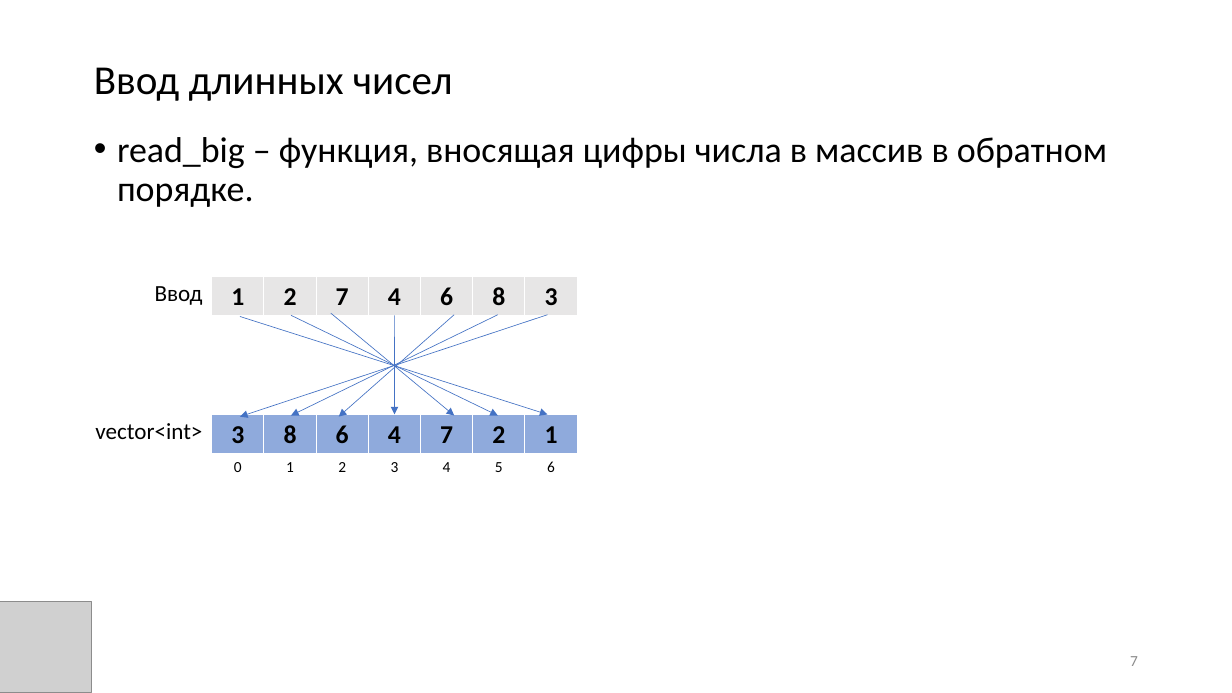
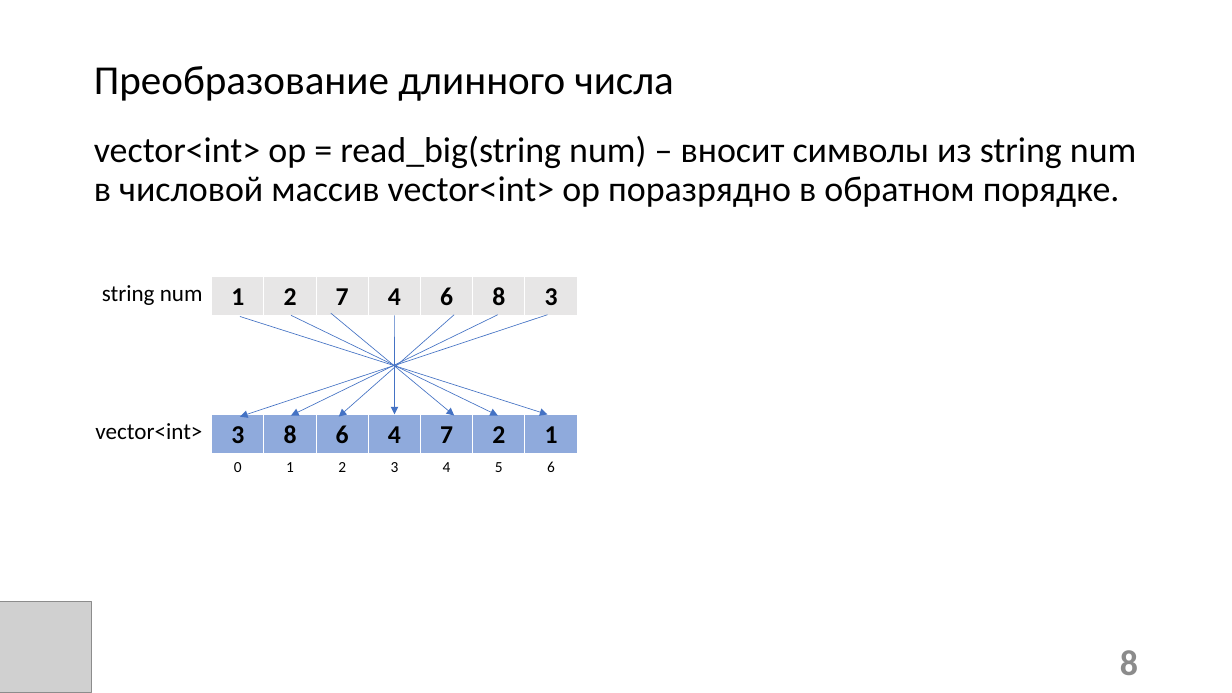
Before and after one commit to candyliving/fefu_long_arithmetic, a slide deck: slide 8 of Эффективная длинная арифметика.pptx (slide 7 before the commit). Drawn at 1232x693 pixels with LibreOffice and Linux fonts; fonts in the diff are those of the drawing; grey boxes stand for pictures. Boxes give left, top, right and bottom in pixels: in the first picture for what was removed or moved away, otherwise in the second. Text is boxed around its words. In the diff, an @@ line names an element or a change of style, - is before the commit and + after.

```diff
--- a/Эффективная длинная арифметика.pptx
+++ b/Эффективная длинная арифметика.pptx
@@ title at [94, 66, 674, 101]: text changed @@
-Ввод длинных чисел
+Преобразование длинного числа
@@ text at [94, 136, 1136, 207]: text changed @@
-• read_big – функция, вносящая цифры числа в массив в обратном порядке.
+vector<int> op = read_big(string num) – вносит символы из string num в числовой массив vector<int> op поразрядно в обратном порядке.
@@ text at [102, 285, 203, 305]: text changed @@
-Ввод
+string num
@@ page number at [1120, 650, 1138, 675]: text changed; size 12 to 28 pt; bold on @@
-7
+8
```
Also in this commit, not shown: 10 other slides changed, 8 slides added, 1 other file.
